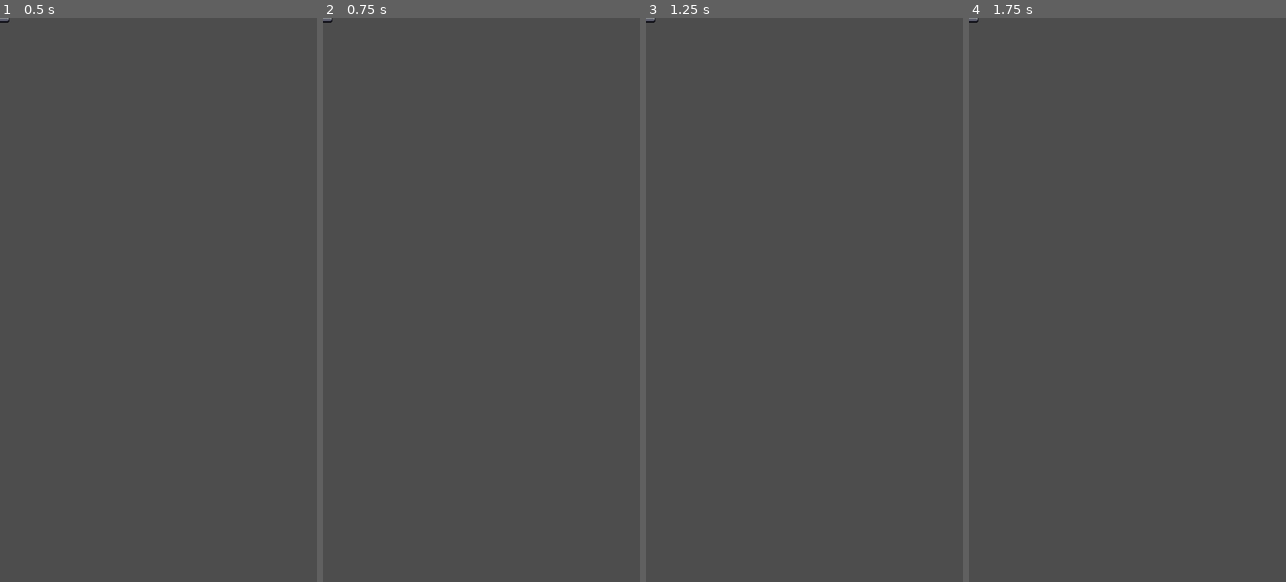
Above: before the commit, frames 1-4 (left to right).
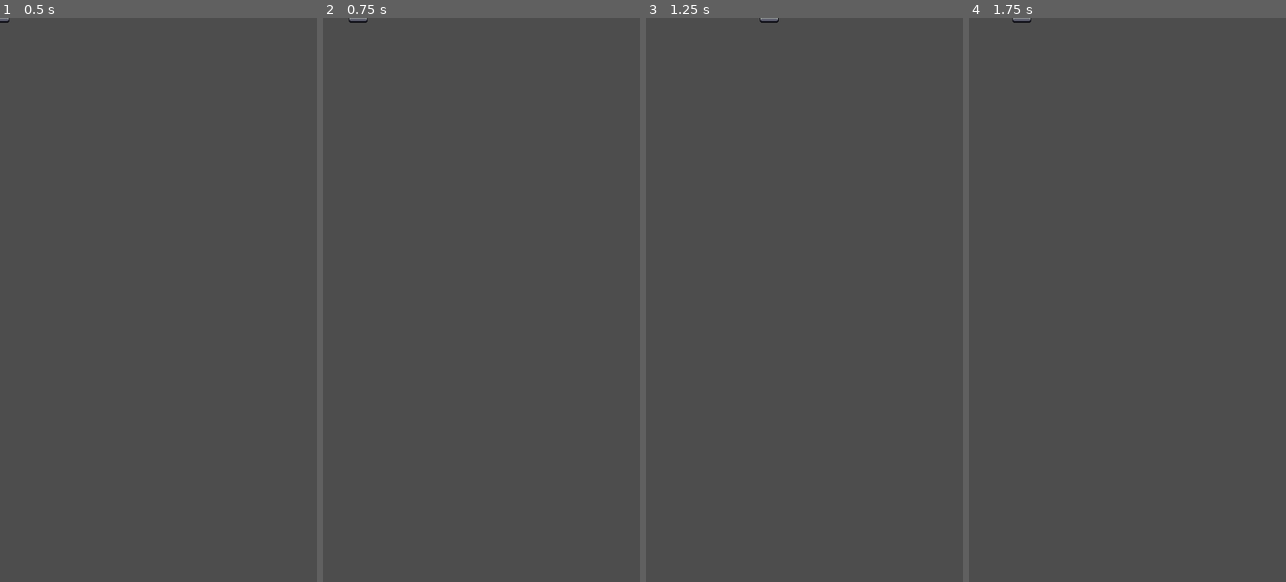
Above: after the commit, the same moments.

Repository: emilykrohn/BrickBlitz
Game: Godot game, scene res://Scenes/paddle.tscn
Two runs of this game, one before a commit and one after it. Both use one fixed random seed, a clock stepped at 60 frames per second and the inputs below. This scene is started directly instead of the project's main scene.
Inputs:
- Up to frame 1 (0.5 s): no input
- Up to frame 2 (0.75 s): tap Enter at 0.5 s; hold Right (ui_right) from 0.53 s (still down)
- Up to frame 3 (1.25 s): keep holding Right (ui_right)
- Up to frame 4 (1.75 s): tap Space at 1.25 s; release Right (ui_right) at 1.28 s; hold Left (ui_left) from 1.28 s (still down)

Frame 1 is identical in both runs. In frame 2, less than 0.1% of the frame differs, in the area x 0-15%, y 0-1%; in frame 3, less than 0.1%, in the area x 0-42%, y 0-1%; in frame 4, less than 0.1%.

Commit message:
Add movement to paddle
Script allows paddle to move left and right. It can go off screen but that will be changed later to keep it in bounds.

Diff:
--- a/Scenes/paddle.tscn
+++ b/Scenes/paddle.tscn
@@ -1,11 +1,13 @@
-[gd_scene load_steps=3 format=3 uid="uid://d4ekuxgk0ewb4"]
+[gd_scene load_steps=4 format=3 uid="uid://d4ekuxgk0ewb4"]
 
+[ext_resource type="Script" path="res://Scripts/paddle.gd" id="1_0l8wk"]
 [ext_resource type="Texture2D" uid="uid://1qn5am1mdo2k" path="res://Art/Brick_Breaker_Assets/paddles_and_balls.png" id="1_6tcwr"]
 
 [sub_resource type="RectangleShape2D" id="RectangleShape2D_mfxnr"]
 size = Vector2(32, 9)
 
 [node name="Paddle" type="CharacterBody2D"]
+script = ExtResource("1_0l8wk")
 
 [node name="PaddleSprite" type="Sprite2D" parent="."]
 texture = ExtResource("1_6tcwr")
--- /dev/null
+++ b/Scripts/paddle.gd
@@ -0,0 +1,13 @@
+extends CharacterBody2D
+
+
+const SPEED = 300.0
+
+func _physics_process(delta):
+	var direction = Input.get_axis("ui_left", "ui_right")
+	if direction:
+		velocity.x = direction * SPEED
+	else:
+		velocity.x = move_toward(velocity.x, 0, SPEED)
+
+	move_and_slide()
